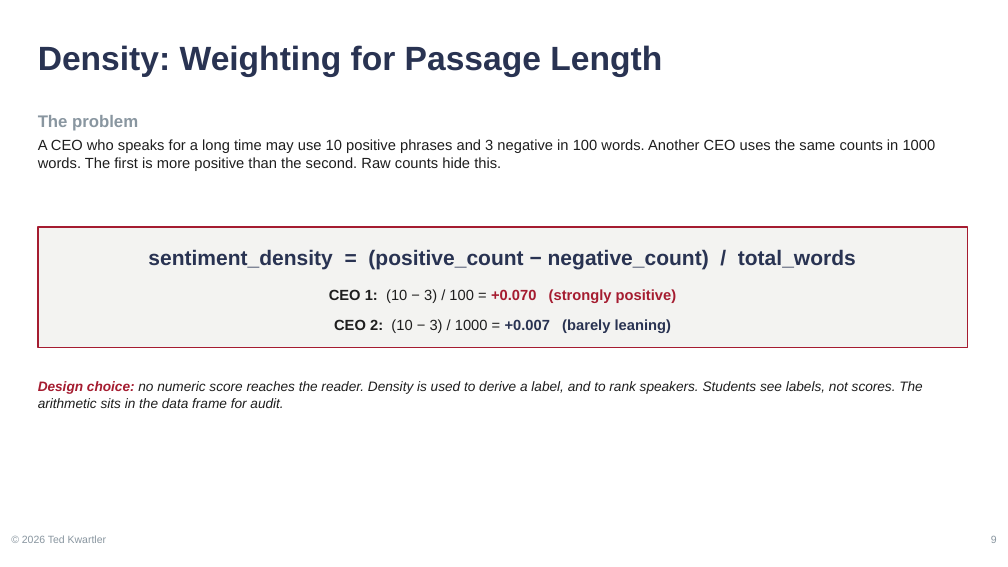
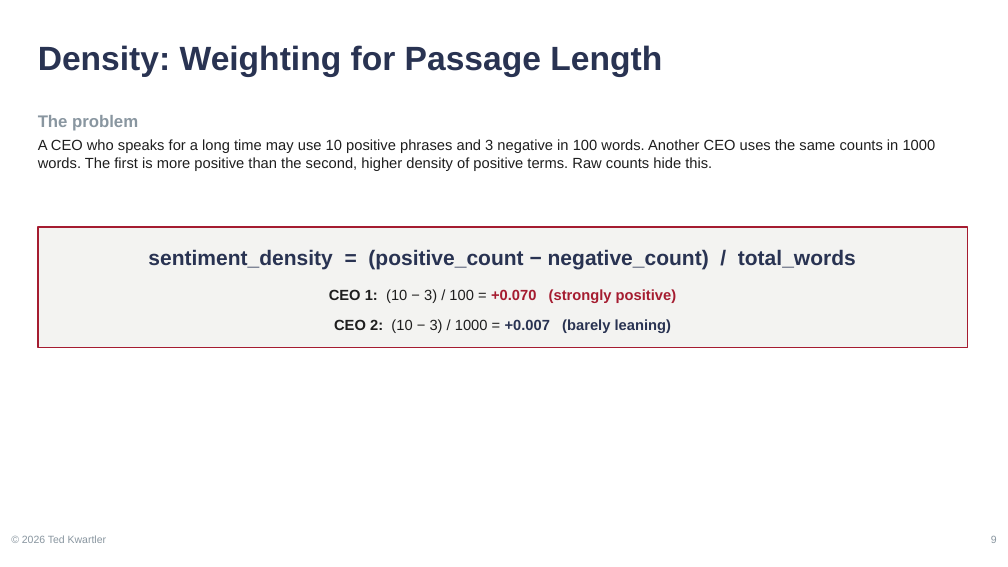
Before and after one commit to kwartler/vienna-genai-finance-course, a slide deck: slide 9 of lessons/day2-finance/B_finance_harvard.pptx. Drawn at 1008x567 pixels with LibreOffice and Linux fonts; fonts in the diff are those of the drawing. Boxes give left, top, right and bottom in pixels: in the first picture for what was removed or moved away, otherwise in the second. Text is boxed around its words. In the diff, an @@ line names an element or a change of style, - is before the commit and + after.

```diff
--- a/lessons/day2-finance/B_finance_harvard.pptx
+++ b/lessons/day2-finance/B_finance_harvard.pptx
@@ text at (38,139,936,171): text changed @@
-A CEO who speaks for a long time may use 10 positive phrases and 3 negative in 100 words. Another CEO uses the same counts in 1000 words. The first is more positive than the second. Raw counts hide this.
+A CEO who speaks for a long time may use 10 positive phrases and 3 negative in 100 words. Another CEO uses the same counts in 1000 words. The first is more positive than the second, higher density of positive terms. Raw counts hide this.
@@ text removed at (38,381,922,408) @@
-Design choice: no numeric score reaches the reader. Density is used to derive a label, and to rank speakers. Students see labels, not scores. The arithmetic sits in the data frame for audit.
```
Also in this commit, not shown: 6 other slides changed, 26 other files.
